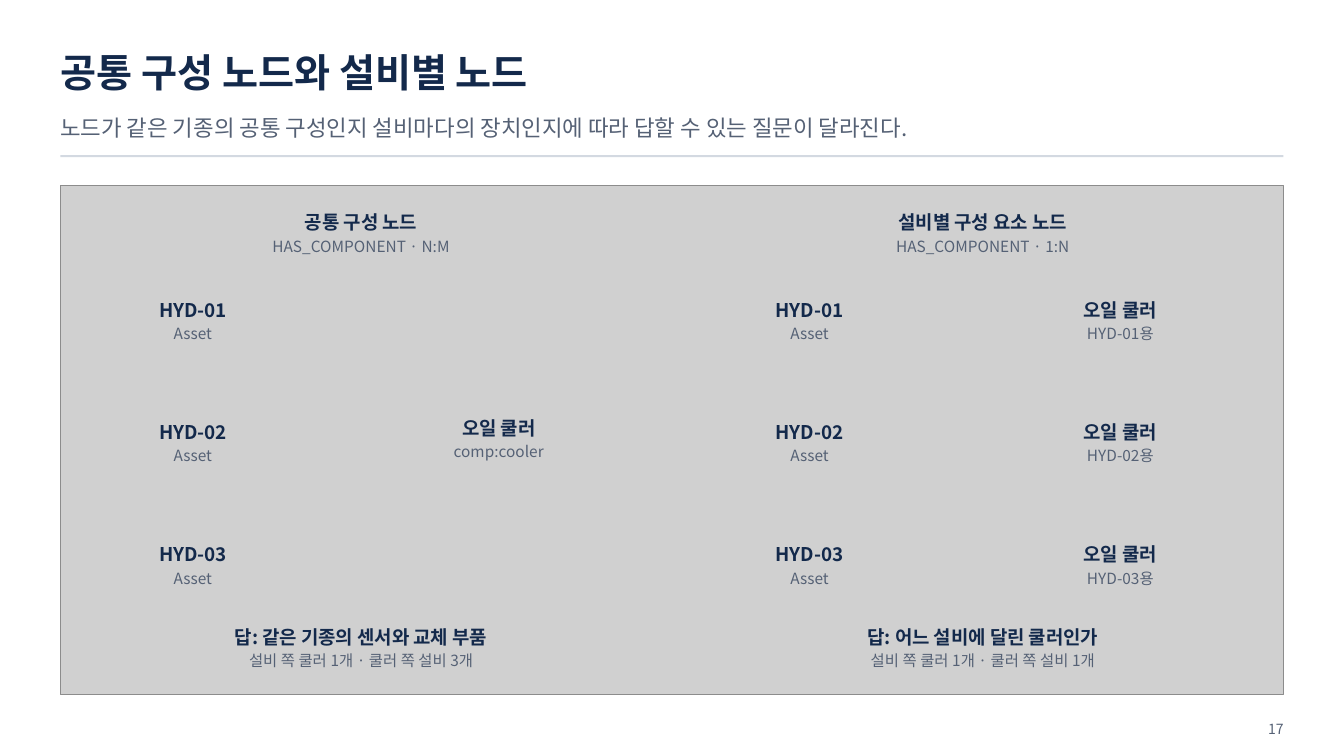
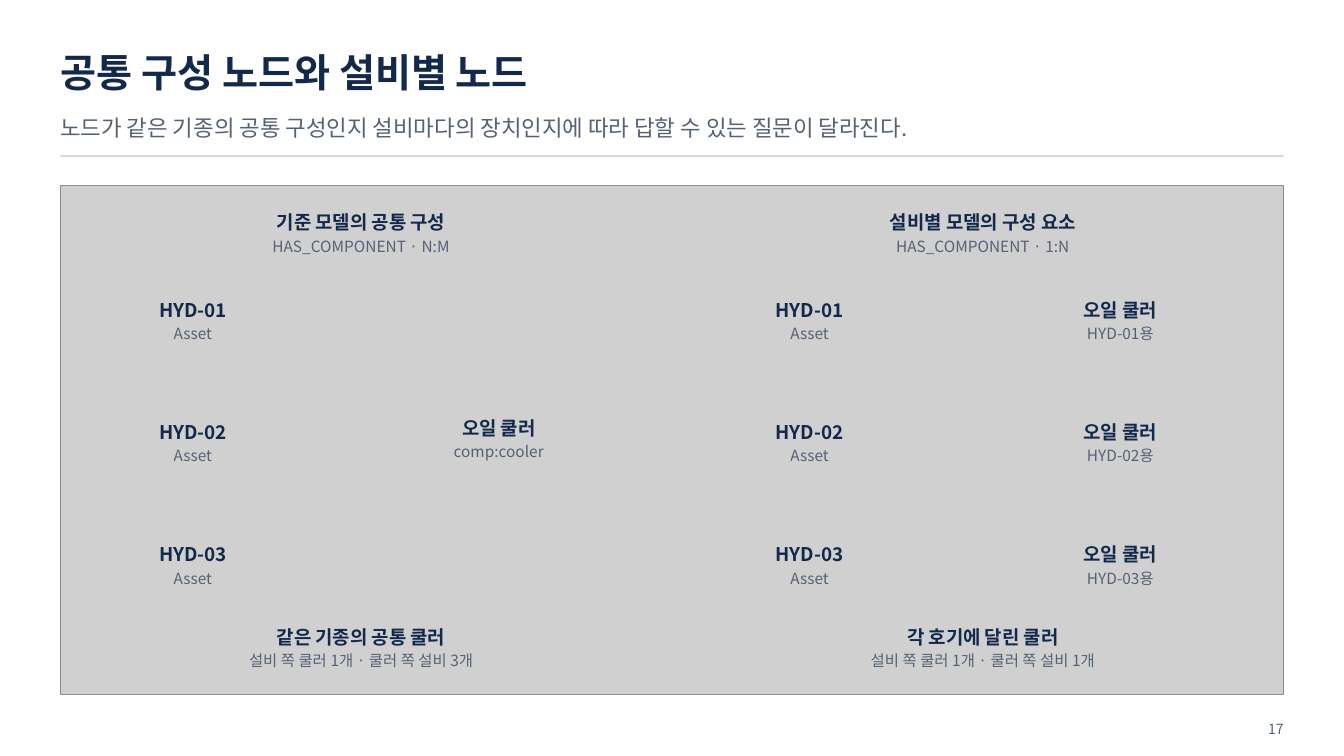
Before and after one commit to uengine-oss/hyd-iot-edu, a slide deck: slide 17 of workspace/강의제작/산출물/통합반/이론/02회차/통합반_02일차.pptx. Drawn at 1344x756 pixels with LibreOffice and Linux fonts; fonts in the diff are those of the drawing; grey boxes stand for pictures. Boxes give left, top, right and bottom in pixels: in the first picture for what was removed or moved away, otherwise in the second. Text is boxed around its words. In the diff, an @@ line names an element or a change of style, - is before the commit and + after.

Commit message:
통합 2회차에서 관계 양끝의 수와 부품·공급사별 견적을 대조한다

```diff
--- a/workspace/강의제작/산출물/통합반/이론/02회차/통합반_02일차.pptx
+++ b/workspace/강의제작/산출물/통합반/이론/02회차/통합반_02일차.pptx
@@ text at bbox=[277, 213, 446, 231]: text changed @@
-공통 구성 노드
+기준 모델의 공통 구성
@@ text at bbox=[890, 213, 1076, 231]: text changed @@
-설비별 구성 요소 노드
+설비별 모델의 구성 요소
@@ text at bbox=[277, 628, 446, 646]: text changed @@
-답: 같은 기종의 센서와 교체 부품
+같은 기종의 공통 쿨러
@@ text at bbox=[907, 628, 1059, 646]: text changed @@
-답: 어느 설비에 달린 쿨러인가
+각 호기에 달린 쿨러
```
Also in this commit, not shown: 4 other slides changed, 10 other files.
